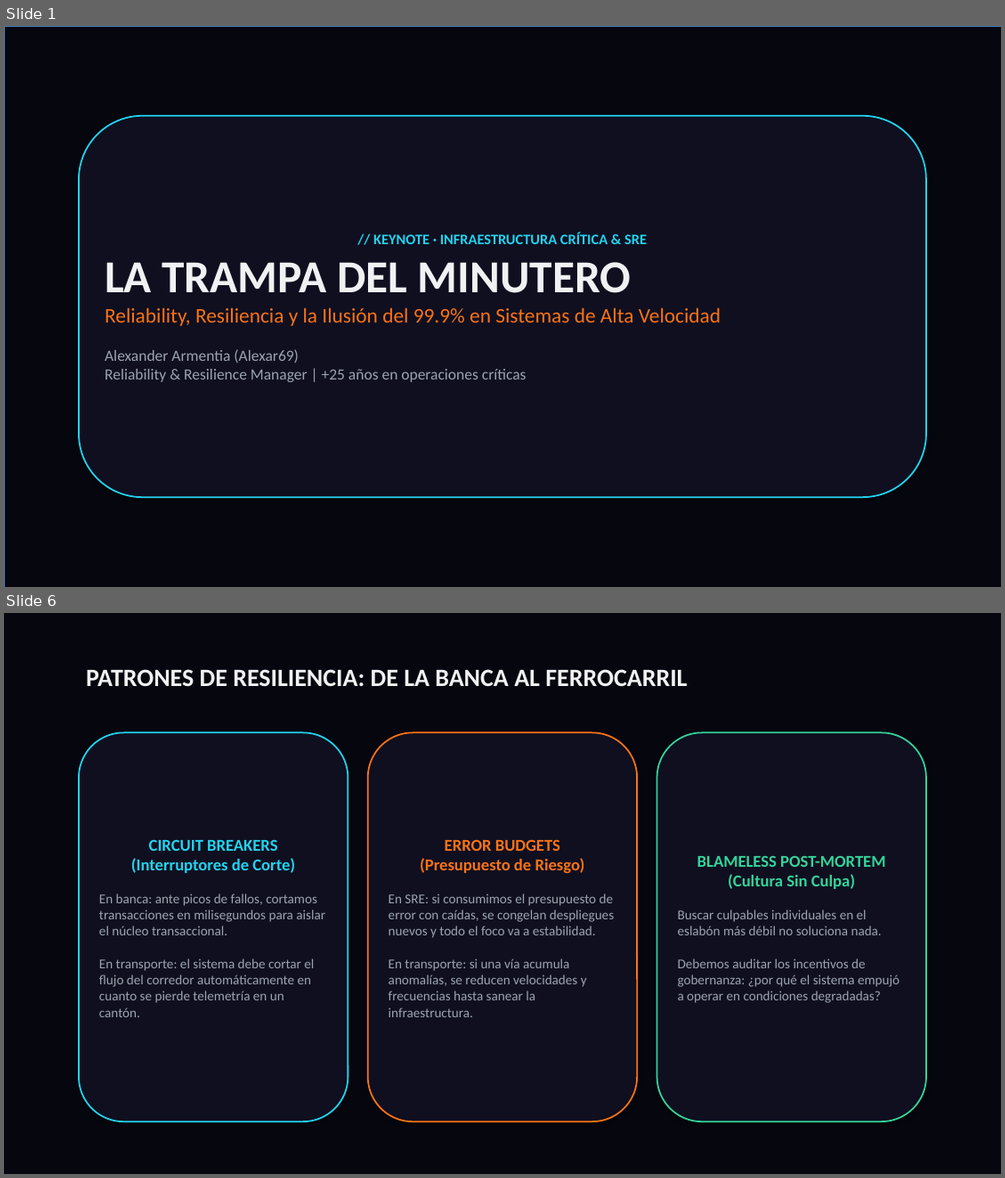
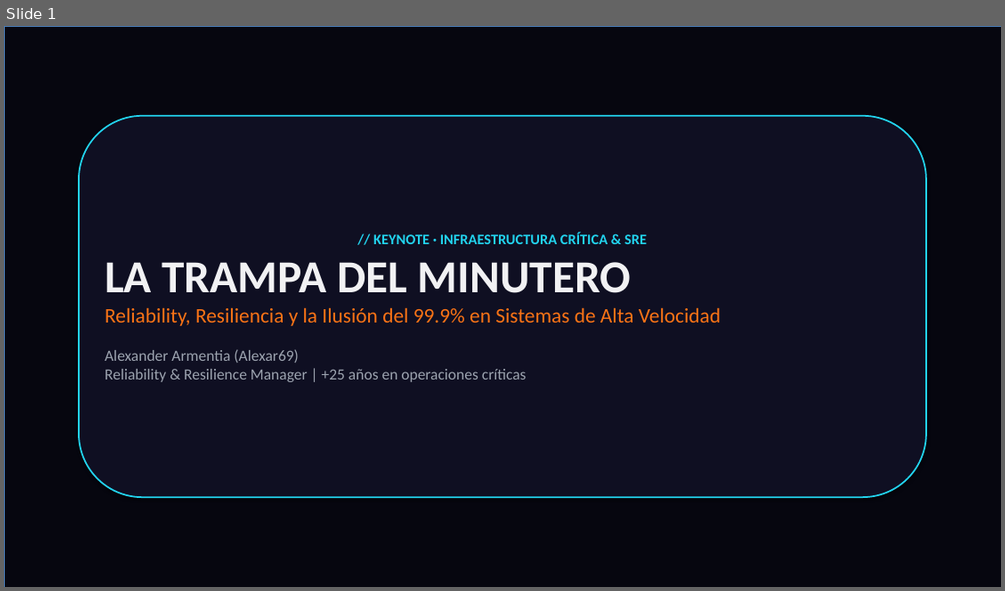
Before and after one commit to alexar69-pixel/alexar69-pixel.github.io, a slide deck: presentacion-reliability-resiliencia-adamuz-urda.pptx. Shown one above the other, each under a label of ours: slides 1 and 6 before the commit, slide 1 after it; the slides between them are not shown. The pictures are 1005x1178 and 1005x591 pixels, drawn with LibreOffice and Linux fonts; fonts in the diff are those of the drawing; background and template pictures are left out. Boxes give left, top, right and bottom in pixels: in the first picture for what was removed or moved away, otherwise in the second. Text is boxed around its words. In the diff, an @@ line names an element or a change of style, - is before the commit and + after.

```diff
--- a/presentacion-reliability-resiliencia-adamuz-urda.pptx
+++ b/presentacion-reliability-resiliencia-adamuz-urda.pptx
@@ slide 6 removed at [4, 613, 1001, 1174], background #FFFFFF @@
@@ rectangle removed at [4, 613, 1001, 1174] @@
@@ text removed at [86, 669, 687, 686] @@
-PATRONES DE RESILIENCIA: DE LA BANCA AL FERROCARRIL
@@ rounded rectangle removed at [79, 732, 348, 1121] @@
-CIRCUIT BREAKERS
-(Interruptores de Corte)
-En banca: ante picos de fallos, cortamos transacciones en milisegundos para aislar el núcleo transaccional.
-En transporte: el sistema debe cortar el flujo del corredor automáticamente en cuanto se pierde telemetría en un cantón.
@@ rounded rectangle removed at [368, 732, 638, 1121] @@
-ERROR BUDGETS
-(Presupuesto de Riesgo)
-En SRE: si consumimos el presupuesto de error con caídas, se congelan despliegues nuevos y todo el foco va a estabilidad.
-En transporte: si una vía acumula anomalías, se reducen velocidades y frecuencias hasta sanear la infraestructura.
@@ rounded rectangle removed at [657, 732, 926, 1121] @@
-BLAMELESS POST-MORTEM
-(Cultura Sin Culpa)
-Buscar culpables individuales en el eslabón más débil no soluciona nada.
-Debemos auditar los incentivos de gobernanza: ¿por qué el sistema empujó a operar en condiciones degradadas?
```
Also in this commit, not shown: 1 other slide changed, 7 slides added, 5 other slides removed, 12 other files.
